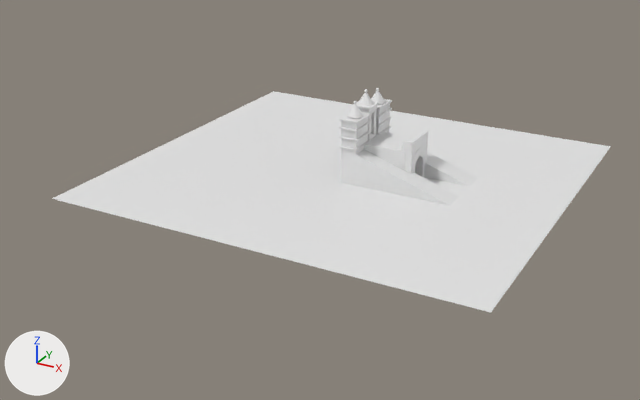
Before and after pictures for a commit that changed the Blender file T2/modelagem/arco_de_anhatomirim.blend.
The view is the same before and after, from a 50 mm lens placed at (331.0, -510.0, 209.0), pointed at (89.0, -71.0, -11.0). Every picture has the same lights, and +X, +Y and +Z are marked at lower left.
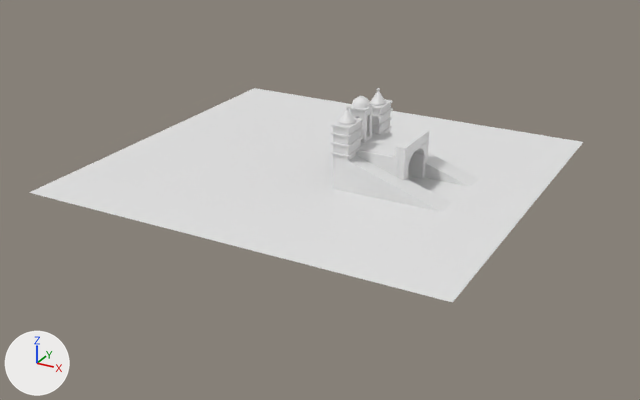
What differs and where, as boxes [x1, y1, x2, y2] in the pictures (640 x 400 px):
'Terrain', moved: before [52, 91, 611, 313]; after [29, 88, 583, 303]
'Cube', moved: before [355, 150, 459, 205]; after [347, 155, 451, 212]
'Cube.009', moved: before [341, 117, 369, 185]; after [333, 122, 361, 192]
'Cube.006', moved: before [364, 144, 405, 170]; after [356, 150, 398, 177]
'Cube.002', moved, rescaled: before [367, 132, 427, 156]; after [359, 134, 425, 166]
'Cube.010', moved: before [359, 106, 377, 140]; after [350, 108, 372, 143]
'Cube.003', moved, rescaled: before [407, 130, 428, 153]; after [396, 129, 429, 158]
'Circle', added: after [408, 148, 424, 180]
'Cube.008', moved: before [376, 103, 390, 134]; after [372, 104, 391, 134]
'Arch', deleted: before [411, 147, 426, 177]
'Sphere.003', added: after [352, 97, 371, 109]
'Cube.021', moved: before [339, 131, 370, 142]; after [331, 137, 363, 148]
'Cone', deleted: before [357, 92, 374, 106]
'Cube.020', moved: before [339, 140, 370, 151]; after [331, 146, 363, 157]

What the commit changed:
Mesh me_cube_028 is new.
It is a box spanning x -3.05..3.05, y -2.09..2.09, z -0.28..0.28.
Mesh me_sphere_003 is new.
It has 257 vertices, 256 faces and spans x -1.0..1.0, y -1.0..1.0, z 0.0..1.0.
Mesh me_circle is new.
It has 55 vertices, 32 faces, 2 loose edges and spans x -1.0..1.54, y -0.98..0.98, z -6.27..0.0.
Object 'Cube' (ob_cube) moves from (143.1, -63.3, 13.0) to (143.3, -73.8, 12.7).
Object 'Terrain' (ob_terrain) moves from (100.0, -50.0, 3.0) to (81.8, -49.9, 3.0).
Object 'Arch' (ob_arch) is deleted.
Object 'Cube.002' (ob_cube_002) moves from (117.8, -46.7, 21.0) to (117.7, -54.3, 20.3).
Object 'Cube.002' (ob_cube_002) is rescaled from (1.0, 1.0, 1.0) to (1.03, 1.19, 1.17).
Object 'Cube.003' (ob_cube_003) moves from (140.6, -47.2, 28.7) to (141.2, -52.5, 29.1).
Object 'Cube.003' (ob_cube_003) is rescaled from (3.0, 12.0, 3.0) to (3.0, 17.5, 3.0).
Object 'Cube.006' (ob_cube_006) moves from (114.5, -56.8, 13.9) to (114.7, -67.4, 13.6).
Object 'Cube.008' (ob_cube_008) moves from (108.0, -32.0, 23.0) to (108.7, -32.5, 23.0).
Object 'Cube.009' (ob_cube_009) moves from (108.0, -62.5, 23.0) to (108.2, -73.0, 22.7).
Object 'Cube.010' (ob_cube_010) moves from (107.5, -47.5, 36.0) to (107.2, -52.7, 36.2).
Object 'Cube.020' (ob_cube_020) moves from (108.0, -62.5, 26.0) to (108.2, -73.0, 25.7).
Object 'Cube.021' (ob_cube_021) moves from (108.0, -62.5, 32.0) to (108.2, -73.0, 31.7).
Object 'Cone' (ob_cone) is deleted.
Object 'Sphere' (ob_sphere) is deleted.
Object 'Cube.026' (ob_cube_026) is new; it shows me_cube_028.
Its location is (107.2, -52.8, 53.0).
Its rotation in degrees is (180, 2.4, 0.4).
Its scale is (0.265, -0.371, 0.314).
Object 'Cube.025' (ob_cube_025) is new; it shows a copy of me_cube_028.
Its location is (107.2, -52.8, 52.8).
Its rotation in degrees is (180, 2.4, 0.4).
Its scale is (0.38, -0.531, 0.448).
Object 'Sphere.003' (ob_sphere_003) is new; it shows me_sphere_003.
Its location is (107.1, -52.7, 47.1).
Its scale is (5.62, 5.62, 5.62).
Object 'Circle' (ob_circle) is new; it shows me_circle.
Its location is (144.2, -52.2, 16.9).
Its rotation in degrees is (0, 90, 0).
Its scale is (9.23, 12.0, 6.54).
It gains a SOLIDIFY modifier named 'Solidify'.
Modifier setting: thickness = 0.09.
